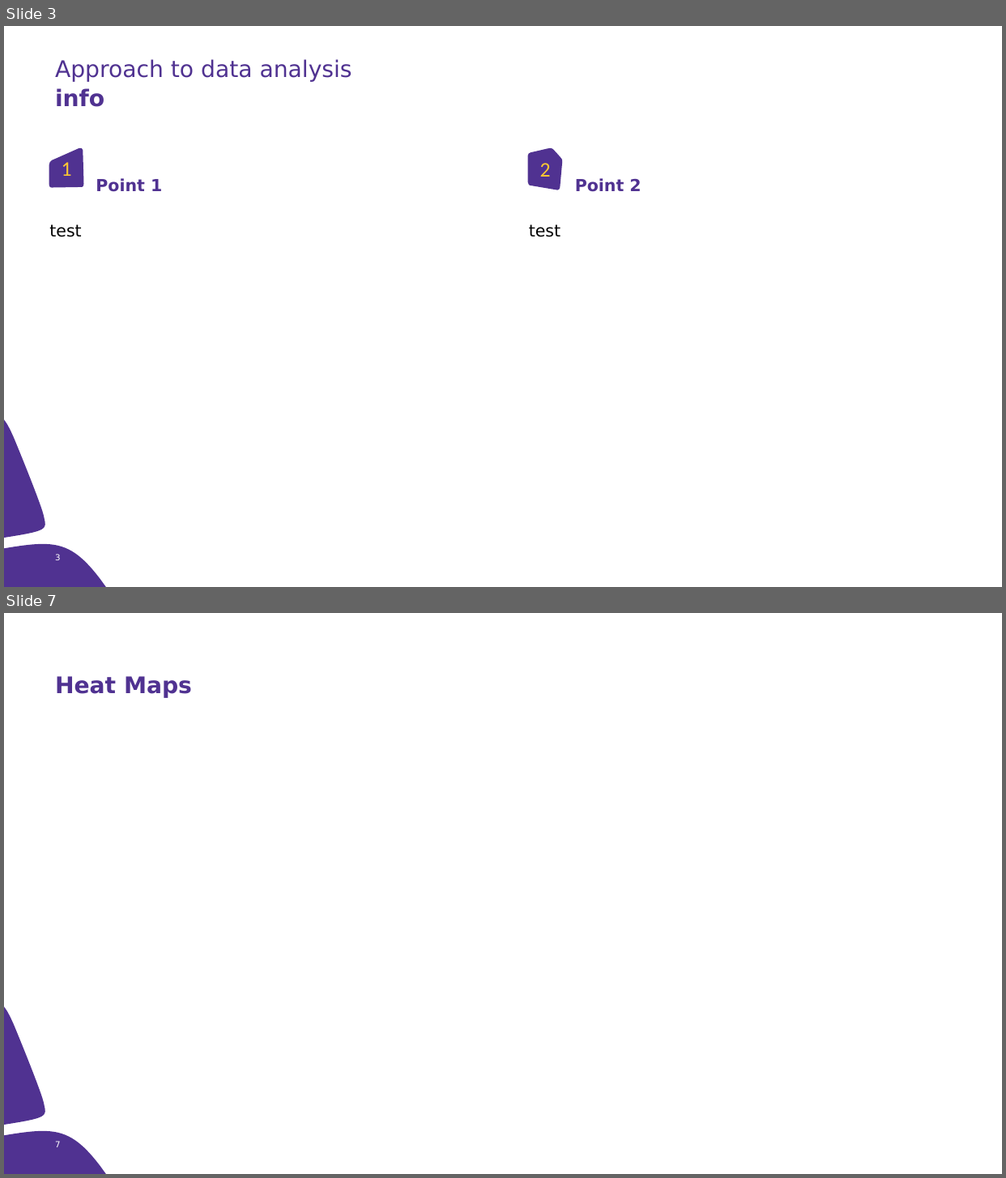
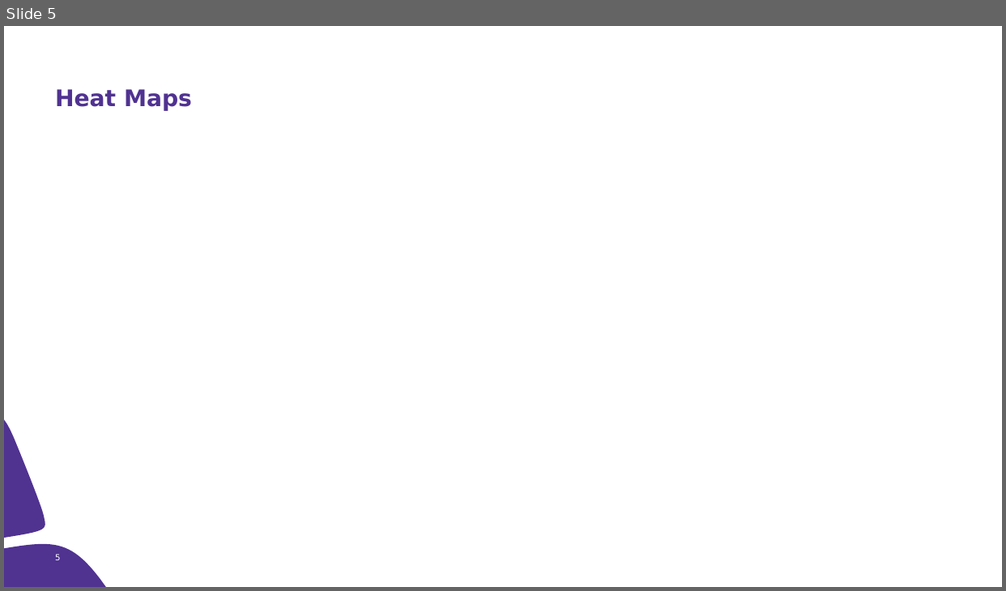
Before and after one commit to christinemazur/project1, a slide deck: AirBNB.pptx. Shown one above the other, each under a label of ours: slides 3 and 7 before the commit, slide 5 after it; the slides between them are not shown. The pictures are 1006x1178 and 1006x591 pixels, drawn with LibreOffice and Linux fonts; fonts in the diff are those of the drawing. Boxes give left, top, right and bottom in pixels: in the first picture for what was removed or moved away, otherwise in the second. Text is boxed around its words. In the diff, an @@ line names an element or a change of style, - is before the commit and + after.

```diff
--- a/AirBNB.pptx
+++ b/AirBNB.pptx
@@ slide 3 removed at [4,26,1002,587], background #FFFFFF; not listed: 2 template elements that a slide beside it also shows @@
@@ text removed at [55,59,352,82] @@
-Approach to data analysis
@@ title removed at [55,88,104,107] @@
-info
@@ freeform shape removed at [49,148,84,188] @@
-1
@@ freeform shape removed at [528,148,562,190] @@
-2
@@ text removed at [96,178,162,192] @@
-Point 1
@@ text removed at [575,178,641,192] @@
-Point 2
@@ text removed at [49,224,81,237] @@
-test
@@ text removed at [529,224,560,237] @@
-test
@@ rectangle removed at [875,525,965,572] @@
@@ page number removed at [55,554,61,561] @@
-3
@@ rectangle removed at [96,548,468,569] @@
@@ what was slide 7 is now slide 5 @@
@@ page number at [55,554,61,561]: text changed @@
-7
+5
```
Also in this commit, not shown: 5 slides changed, 9 slides added, 1 other slide removed, 4 other files.
